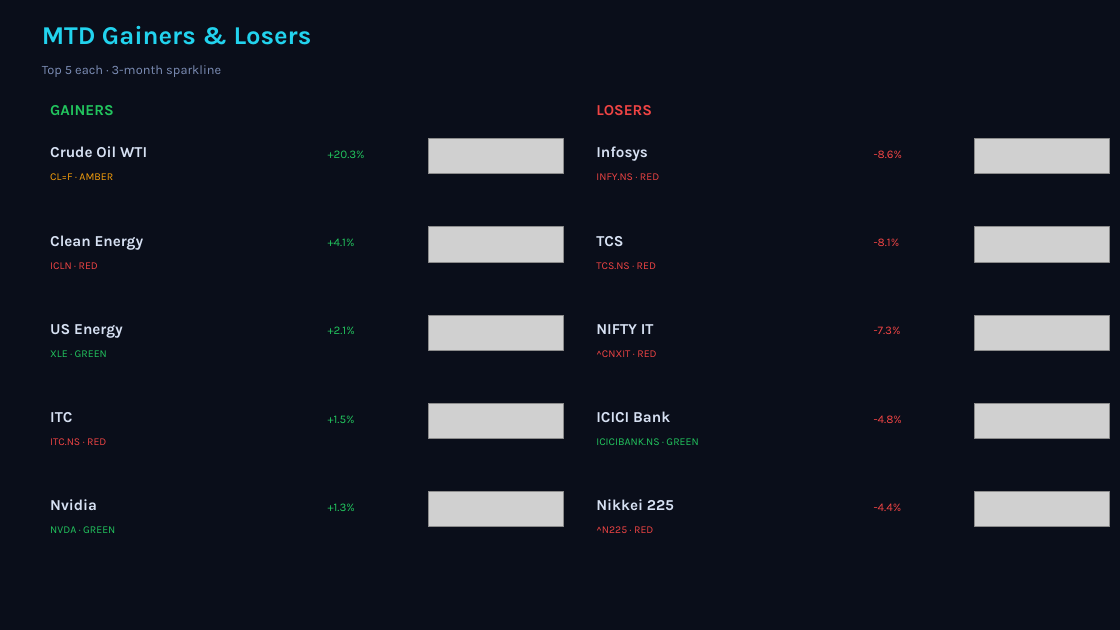
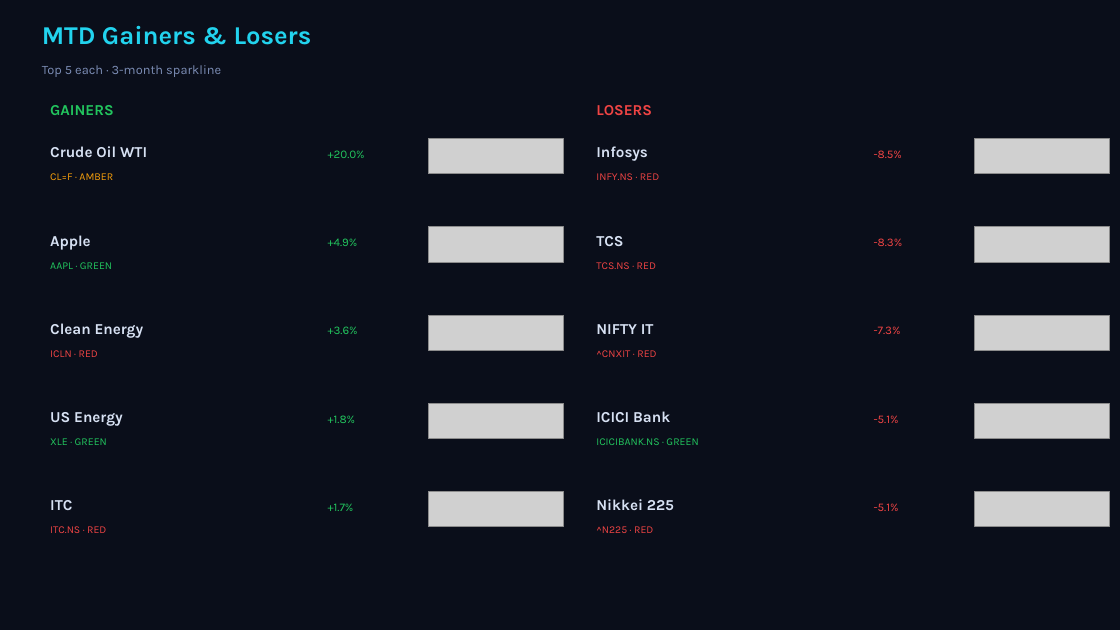
Before and after one commit to Pravkum23/pmr-terminal, a slide deck: slide 2 of docs/pmr_daily.pptx. Drawn at 1120x630 pixels with LibreOffice and Linux fonts; fonts in the diff are those of the drawing; grey boxes stand for pictures. Boxes give left, top, right and bottom in pixels: in the first picture for what was removed or moved away, otherwise in the second. Text is boxed around its words. In the diff, an @@ line names an element or a change of style, - is before the commit and + after.

```diff
--- a/docs/pmr_daily.pptx
+++ b/docs/pmr_daily.pptx
@@ text at bbox=[328, 150, 365, 158]: text changed @@
-+20.3%
++20.0%
@@ text at bbox=[874, 150, 902, 158]: text changed @@
--8.6%
+-8.5%
@@ text at bbox=[50, 235, 91, 250]: text changed @@
-Clean Energy
+Apple
@@ text at bbox=[328, 238, 358, 246]: text changed @@
-+4.1%
++4.9%
@@ text at bbox=[874, 238, 903, 246]: text changed @@
--8.1%
+-8.3%
@@ text added at bbox=[50, 262, 112, 269], 9 pt, text #22C55E @@
+AAPL · GREEN
@@ text at bbox=[50, 323, 144, 338]: text changed @@
-US Energy
+Clean Energy
@@ text at bbox=[328, 326, 358, 334]: text changed @@
-+2.1%
++3.6%
@@ text added at bbox=[50, 412, 123, 426], 13 pt, text #D7E1F3, bold @@
+US Energy
@@ text at bbox=[328, 415, 356, 423]: text changed @@
-+1.5%
++1.8%
@@ text at bbox=[874, 415, 899, 423]: text changed @@
--4.8%
+-5.1%
@@ text removed at bbox=[50, 499, 97, 510] @@
-Nvidia
@@ text at bbox=[328, 503, 354, 511]: text changed @@
-+1.3%
++1.7%
@@ text at bbox=[874, 503, 899, 511]: text changed @@
--4.4%
+-5.1%
@@ 4 texts: place and size @@
-4 texts at bbox=[50, 262, 107, 445]
+4 texts at bbox=[50, 350, 107, 533]
@@ text removed at bbox=[50, 526, 115, 533] @@
-NVDA · GREEN
```
Also in this commit, not shown: 3 other slides changed, 2 other files.
